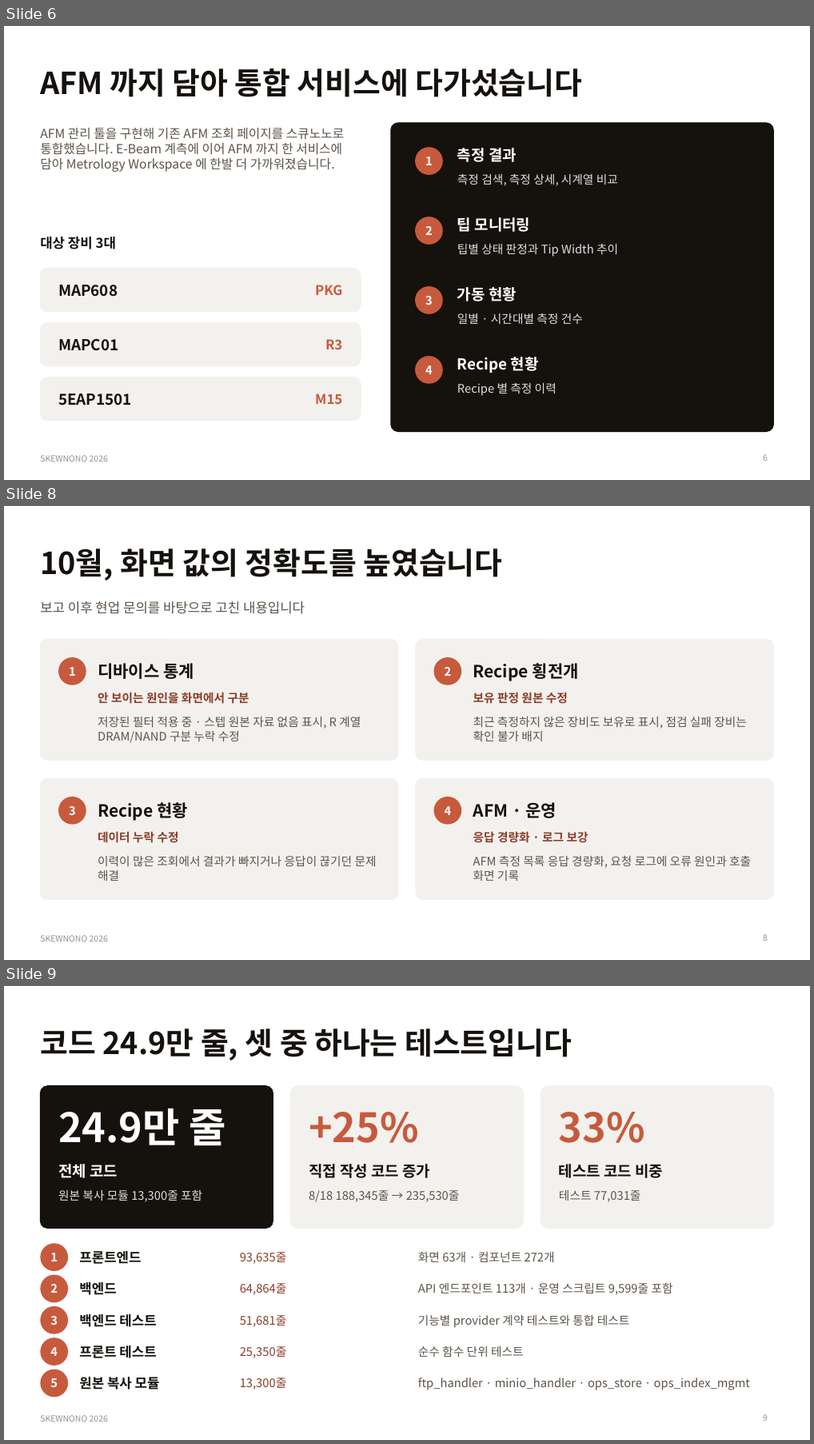
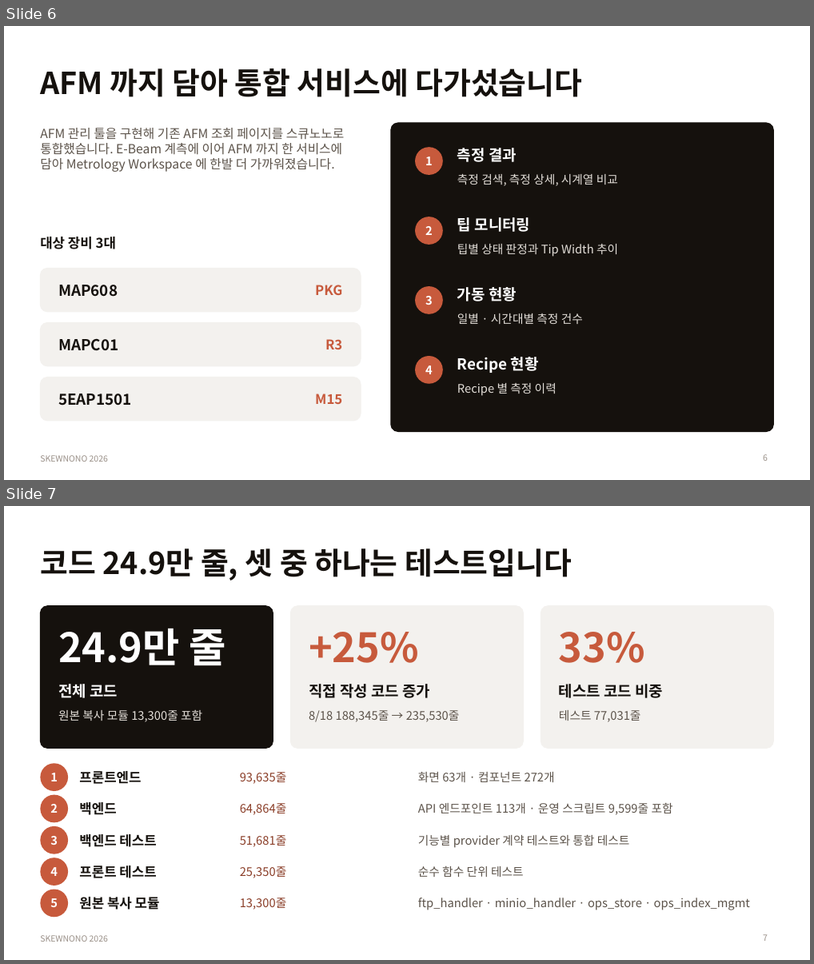
Before and after one commit to DarrenKoi/skewnono_v3_nuxt, a slide deck: docs/progress_report/skewnono_year_end_report_2026.pptx. Shown one above the other, each under a label of ours: slides 6, 8 and 9 before the commit, slides 6 and 7 after it; the slides between them are not shown. The pictures are 814x1444 and 814x964 pixels, drawn with LibreOffice and Linux fonts; fonts in the diff are those of the drawing. Boxes give left, top, right and bottom in pixels: in the first picture for what was removed or moved away, otherwise in the second. Text is boxed around its words. In the diff, an @@ line names an element or a change of style, - is before the commit and + after.

```diff
--- a/docs/progress_report/skewnono_year_end_report_2026.pptx
+++ b/docs/progress_report/skewnono_year_end_report_2026.pptx
@@ slide 8 removed at <box>4,506,810,960</box>, background #FFFFFF; not listed: 1 template element that a slide beside it also shows @@
@@ title removed at <box>40,548,503,580</box> @@
-10월, 화면 값의 정확도를 높였습니다
@@ text removed at <box>40,601,305,614</box> @@
-보고 이후 현업 문의를 바탕으로 고친 내용입니다
@@ rounded rectangle removed at <box>40,639,398,760</box> @@
@@ rounded rectangle removed at <box>416,639,774,760</box> @@
@@ ellipse removed at <box>58,657,86,685</box> @@
-1
@@ text removed at <box>98,663,194,679</box> @@
-디바이스 통계
@@ ellipse removed at <box>434,657,462,685</box> @@
-2
@@ text removed at <box>474,663,579,681</box> @@
-Recipe 횡전개
@@ text removed at <box>98,692,250,704</box> @@
-안 보이는 원인을 화면에서 구분
@@ text removed at <box>474,692,568,704</box> @@
-보유 판정 원본 수정
@@ text removed at <box>98,716,361,743</box> @@
-저장된 필터 적용 중 · 스텝 원본 자료 없음 표시, R 계열 DRAM/NAND 구분 누락 수정
@@ text removed at <box>474,716,747,741</box> @@
-최근 측정하지 않은 장비도 보유로 표시, 점검 실패 장비는 확인 불가 배지
@@ rounded rectangle removed at <box>40,778,398,900</box> @@
@@ rounded rectangle removed at <box>416,778,774,900</box> @@
@@ ellipse removed at <box>58,796,86,824</box> @@
-3
@@ text removed at <box>98,802,188,820</box> @@
-Recipe 현황
@@ ellipse removed at <box>434,796,462,824</box> @@
-4
@@ text removed at <box>474,802,557,818</box> @@
-AFM · 운영
@@ text removed at <box>98,831,179,843</box> @@
-데이터 누락 수정
@@ text removed at <box>474,831,589,843</box> @@
-응답 경량화 · 로그 보강
@@ text removed at <box>98,856,377,880</box> @@
-이력이 많은 조회에서 결과가 빠지거나 응답이 끊기던 문제 해결
@@ text removed at <box>474,856,751,880</box> @@
-AFM 측정 목록 응답 경량화, 요청 로그에 오류 원인과 호출 화면 기록
@@ page number removed at <box>763,934,768,940</box> @@
-8
@@ what was slide 9 is now slide 7 @@
@@ page number at <box>763,934,768,940</box>: text changed @@
-9
+7
```
Also in this commit, not shown: 6 slides changed, 1 other slide removed, 2 other files.
